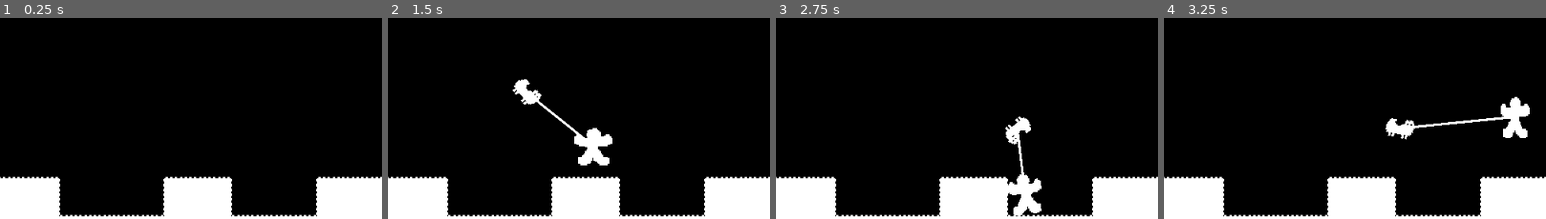
Above: before the commit, frames 1-4 (left to right).
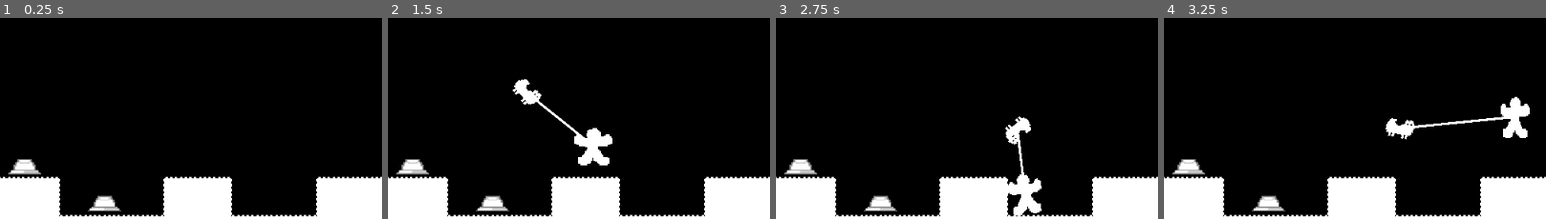
Above: after the commit, the same moments.

Repository: vanssnn/man-walk-dog
Game: Godot game, scene res://rooms/level_test.tscn
Two runs of this game, one before a commit and one after it. Both use one fixed random seed, a clock stepped at 60 frames per second and the inputs below. This scene is started directly instead of the project's main scene.
Inputs (mouse positions are % of the whole screen's width and height, from its top left):
- Up to frame 1 (0.25 s): no input
- Up to frame 2 (1.5 s): move the mouse to (72, 41) at 0.52 s; hold D (move_right) from 0.53 s (still down); click (72, 41) at 0.67 s; tap W (move_up) at 0.77 s; move the mouse to (30, 52) at 1.27 s
- Up to frame 3 (2.75 s): tap W (move_up) at 1.52 s; move the mouse to (60, 23) at 2.02 s; release D (move_right) at 2.03 s; hold A (move_left) from 2.03 s (still down)
- Up to frame 4 (3.25 s): move the mouse to (45, 68) at 2.77 s; release A (move_left) at 2.78 s; hold D (move_right) from 2.78 s (still down); click (45, 68) at 2.92 s; tap W (move_up) at 3.02 s
The pictures show only the part of the screen within x 22-72%, y 40-90%; the shares and areas given below are measured in that part.

The runs differ from the first frame. In frame 1, 1.0% of the frame differs, in the area x 2-32%, y 70-97%; in frame 2, 1.0%; in frame 3, 1.0%; in frame 4, 1.0%.

Commit message:
feat: button and switch component

Diff:
--- a/button/HoldButton.tscn
+++ b/button/HoldButton.tscn
@@ -1,8 +1,29 @@
-[gd_scene load_steps=4 format=3 uid="uid://6h2lfxd0lx6b"]
+[gd_scene load_steps=7 format=3 uid="uid://6h2lfxd0lx6b"]
 
 [ext_resource type="Script" uid="uid://d0ndqhnosti4c" path="res://button/hold_button.gd" id="1_fquae"]
+[ext_resource type="Texture2D" uid="uid://cjsuxq8ouda4m" path="res://button/Button.png" id="2_nwpc3"]
+
+[sub_resource type="AtlasTexture" id="AtlasTexture_235xs"]
+atlas = ExtResource("2_nwpc3")
+region = Rect2(0, 0, 32, 16)
+
+[sub_resource type="AtlasTexture" id="AtlasTexture_fgrts"]
+atlas = ExtResource("2_nwpc3")
+region = Rect2(32, 0, 32, 16)
 
 [sub_resource type="SpriteFrames" id="SpriteFrames_nwpc3"]
+animations = [{
+"frames": [{
+"duration": 1.0,
+"texture": SubResource("AtlasTexture_235xs")
+}, {
+"duration": 1.0,
+"texture": SubResource("AtlasTexture_fgrts")
+}],
+"loop": true,
+"name": &"default",
+"speed": 5.0
+}]
 
 [sub_resource type="RectangleShape2D" id="RectangleShape2D_235xs"]
 
--- a/button/hold_button.gd
+++ b/button/hold_button.gd
@@ -1,5 +1,7 @@
 extends Area2D
 class_name HoldButton
+
+@onready var sprite: AnimatedSprite2D = $HoldButton
 
 signal activated
 signal deactivated
@@ -14,6 +16,7 @@
 	bodies_on_top += 1
 	if not active:
 		active = true
+		sprite.frame = 1
 		activated.emit()
 
 func _on_body_exited(body):
@@ -25,4 +28,5 @@
 		bodies_on_top = 0
 		if active:
 			active = false
+			sprite.frame = 0
 			deactivated.emit()
--- a/rooms/level_test.gd
+++ b/rooms/level_test.gd
@@ -2,6 +2,7 @@
 
 @onready var button1 = $"HoldButton"
 @onready var button2 = $"HoldButton2"
+@onready var switch = $"Switch"
 
 func action1() -> void:
 	print("This is action 1")
@@ -11,7 +12,11 @@
 func action2() -> void:
 	print("This is action 2")
 
+func toggleAction(isAction: bool) -> void:
+	print(isAction)
+
 func _ready() -> void:
 	button1.activated.connect(action1)
 	button2.activated.connect(action2)
 	button1.deactivated.connect(stop1)
+	switch.toggled.connect(toggleAction)
--- a/rooms/level_test.tscn
+++ b/rooms/level_test.tscn
@@ -1,9 +1,10 @@
-[gd_scene load_steps=16 format=4 uid="uid://bfhi8cacgxrme"]
+[gd_scene load_steps=17 format=4 uid="uid://bfhi8cacgxrme"]
 
 [ext_resource type="Script" uid="uid://doj07yetjapp" path="res://rooms/level_test.gd" id="1_5lbgn"]
 [ext_resource type="FontFile" uid="uid://lu38viwgn2fc" path="res://fonts/KenPixel Mini.ttf" id="1_nc086"]
 [ext_resource type="Texture2D" uid="uid://uij30seenx64" path="res://ground/tileset_ground.png" id="2_ubom2"]
 [ext_resource type="PackedScene" uid="uid://d0xb7r6dxcn25" path="res://rope/rope.tscn" id="3_5lbgn"]
+[ext_resource type="PackedScene" uid="uid://cvynvoh4ux5w0" path="res://switch/Switch.tscn" id="3_b4ftt"]
 [ext_resource type="PackedScene" uid="uid://bt3lybvmvk3rj" path="res://man/man_cb.tscn" id="3_nc086"]
 [ext_resource type="PackedScene" uid="uid://ckk3vcf6o421e" path="res://flag/flag.tscn" id="6_ubom2"]
 [ext_resource type="PackedScene" uid="uid://b7s0kd88ul45y" path="res://dog/dog_rb.tscn" id="6_yl5lm"]
@@ -449,6 +450,15 @@
 tile_map_data = PackedByteArray("AAAAABQAAAAAAAAAAAABABQAAAABAAAAAAACABQAAAABAAAAAAADABQAAAABAAAAAAAEABQAAAABAAAAAAAFAB …(1584 unchanged characters)…
 tile_set = SubResource("TileSet_521tj")
 
+[node name="Switch" parent="." instance=ExtResource("3_b4ftt")]
+position = Vector2(427, 281)
+
+[node name="HoldButton" parent="." instance=ExtResource("7_ubom2")]
+position = Vector2(159, 281)
+
+[node name="HoldButton2" parent="." instance=ExtResource("7_ubom2")]
+position = Vector2(226, 312)
+
 [node name="ManCB" parent="." instance=ExtResource("3_nc086")]
 position = Vector2(80, 288)
 
@@ -462,9 +472,3 @@
 [node name="Flag" parent="." instance=ExtResource("6_ubom2")]
 position = Vector2(568, 312)
 next_scene_string = "res://rooms/level2.tscn"
-
-[node name="HoldButton" parent="." instance=ExtResource("7_ubom2")]
-position = Vector2(159, 281)
-
-[node name="HoldButton2" parent="." instance=ExtResource("7_ubom2")]
-position = Vector2(226, 312)
--- /dev/null
+++ b/switch/Switch.tscn
@@ -0,0 +1,15 @@
+[gd_scene load_steps=3 format=3 uid="uid://cvynvoh4ux5w0"]
+
+[ext_resource type="Script" uid="uid://dm6dg0cwrffc7" path="res://switch/switch.gd" id="1_umagw"]
+
+[sub_resource type="RectangleShape2D" id="RectangleShape2D_2xu16"]
+
+[node name="Switch" type="Area2D"]
+script = ExtResource("1_umagw")
+
+[node name="Switch" type="Sprite2D" parent="."]
+
+[node name="CollisionShape2D" type="CollisionShape2D" parent="."]
+shape = SubResource("RectangleShape2D_2xu16")
+
+[connection signal="body_entered" from="." to="." method="_on_body_entered"]
--- /dev/null
+++ b/switch/switch.gd
@@ -0,0 +1,13 @@
+extends Area2D
+class_name Switch
+
+signal toggled(is_on: bool)
+
+var is_on := false
+
+func _on_body_entered(body: Node2D) -> void:
+	if not body.is_in_group("dog") and not body.is_in_group("man"):
+		return
+
+	is_on = !is_on
+	toggled.emit(is_on)
Binary file added: button/Button.png
Not shown, added: button/Button.png.import
Binary file added: man/man.aseprite
Not shown, added: switch/switch.gd.uid
